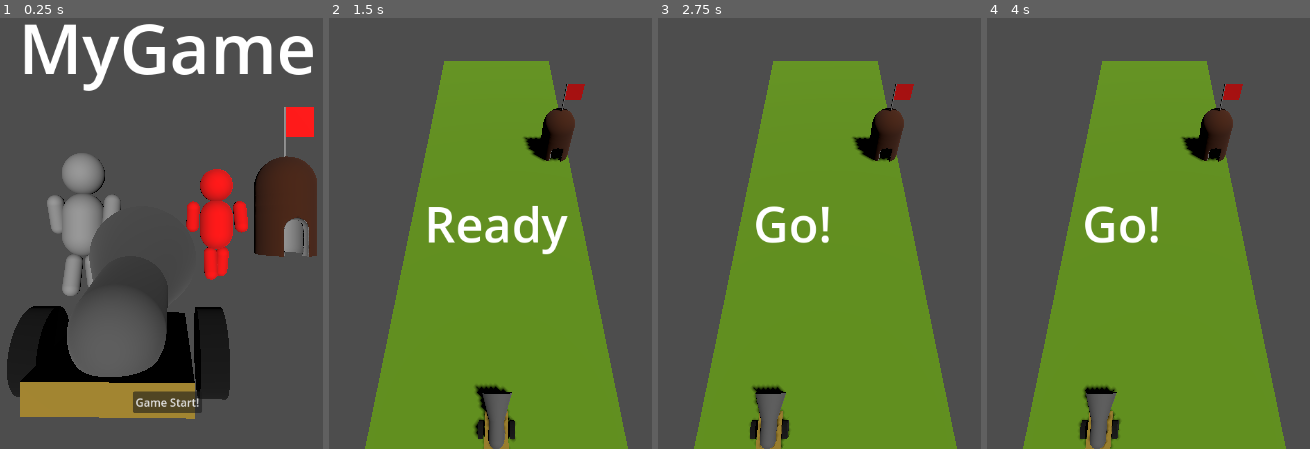
Above: before the commit, frames 1-4 (left to right).
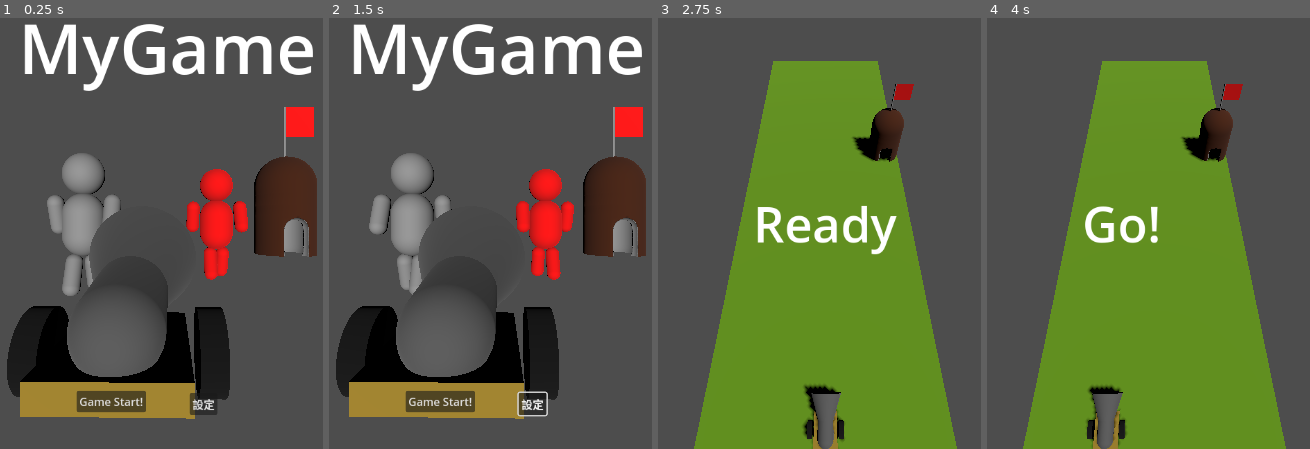
Above: after the commit, the same moments.

Repository: footinglow/Godot4
Game: Godot game, scene res://title.tscn
Same seed, same stepped clock (60 frames per second), same inputs: the game is played once before the commit and once after it.
Inputs (mouse positions are in pixels of both pictures, inside the frame that each line leads up to):
- Up to frame 1 (0.25 s): no input
- Up to frame 2 (1.5 s): click (532, 405) at 0.5 s, where only the run after the commit has a clickable "設定"; click "Game Start!" (after the commit: "設定完了") at 1.25 s
- Up to frame 3 (2.75 s): click (767, 401) at 2 s, where only the run after the commit has a clickable "Game Start!"
- Up to frame 4 (4 s): move the mouse to (outside the picture) at 2.77 s; click (outside the picture) at 2.92 s; drag from (993, 246) to (1112, 315) at 3.52 s

The runs differ from the first frame. In frame 1, 1.8% of the frame differs, in the area x 23-68%, y 86-93%; in frame 2, 65%, in the area x 2-99%, y 1-100%; in frame 3, 4.7%; in frame 4, 1.1%.

Commit message:
【Godot 4.0】スマホ３Dゲームを作るための勉強　その２１　ゲームシステムを作る　その６　設定画面をPopupPanelで作成する　１／２

Diff:
--- /dev/null
+++ b/02_study/S21_GameSystem_006/settings_popup_panel.gd
@@ -0,0 +1,15 @@
+extends PopupPanel
+
+func open():
+	get_tree().paused = true
+	popup_centered()
+
+func _on_h_slider_drag_ended(value_changed):
+	print($ControlBaseSize/VBoxContainer/HSlider.value)
+	$ControlBaseSize/VBoxContainer/Label.text = "発射間隔 %.1f秒" % $ControlBaseSize/VBoxContainer/HSlider.value
+
+func _on_button_pressed():
+	hide()
+
+func _on_popup_hide():
+	get_tree().paused = false
--- a/02_study/S21_GameSystem_006/settings_popup_panel.tscn
+++ b/02_study/S21_GameSystem_006/settings_popup_panel.tscn
@@ -1,8 +1,12 @@
-[gd_scene format=3 uid="uid://ddj7dbjruy3by"]
+[gd_scene load_steps=2 format=3 uid="uid://ddj7dbjruy3by"]
+
+[ext_resource type="Script" path="res://settings_popup_panel.gd" id="1_fj4wd"]
 
 [node name="SettingsPopupPanel" type="PopupPanel"]
+process_mode = 3
 size = Vector2i(308, 208)
 visible = true
+script = ExtResource("1_fj4wd")
 
 [node name="ControlBaseSize" type="Control" parent="."]
 custom_minimum_size = Vector2(300, 200)
@@ -24,7 +28,15 @@
 
 [node name="HSlider" type="HSlider" parent="ControlBaseSize/VBoxContainer"]
 layout_mode = 2
+min_value = 0.1
+max_value = 1.0
+step = 0.1
+value = 0.1
 
 [node name="Button" type="Button" parent="ControlBaseSize/VBoxContainer"]
 layout_mode = 2
 text = "設定完了"
+
+[connection signal="popup_hide" from="." to="." method="_on_popup_hide"]
+[connection signal="drag_ended" from="ControlBaseSize/VBoxContainer/HSlider" to="." method="_on_h_slider_drag_ended"]
+[connection signal="pressed" from="ControlBaseSize/VBoxContainer/Button" to="." method="_on_button_pressed"]
--- a/02_study/S21_GameSystem_006/title.gd
+++ b/02_study/S21_GameSystem_006/title.gd
@@ -2,3 +2,6 @@
 
 func _on_button_pressed():
 	Global.goto_scene("res://game_system.tscn")
+
+func _on_settings_button_pressed():
+	$SettingsPopupPanel.open()
--- a/02_study/S21_GameSystem_006/title.tscn
+++ b/02_study/S21_GameSystem_006/title.tscn
@@ -1,10 +1,11 @@
-[gd_scene load_steps=7 format=3 uid="uid://c2vklnbe6ivg8"]
+[gd_scene load_steps=8 format=3 uid="uid://c2vklnbe6ivg8"]
 
 [ext_resource type="Script" path="res://title.gd" id="1_migaf"]
 [ext_resource type="PackedScene" uid="uid://bet2tqt68g865" path="res://Design/design_cannon.tscn" id="2_2ccpu"]
 [ext_resource type="PackedScene" path="res://Design/design_enemy_fort.tscn" id="3_c1lcx"]
 [ext_resource type="PackedScene" path="res://Design/design_enemy_soldier.tscn" id="4_r5v2g"]
 [ext_resource type="PackedScene" path="res://Design/design_my_soldier.tscn" id="5_yf3dy"]
+[ext_resource type="PackedScene" uid="uid://ddj7dbjruy3by" path="res://settings_popup_panel.tscn" id="6_evnry"]
 
 [sub_resource type="LabelSettings" id="LabelSettings_u4see"]
 font_size = 100
@@ -18,32 +19,52 @@
 grow_vertical = 2
 script = ExtResource("1_migaf")
 
-[node name="Label" type="Label" parent="."]
+[node name="Control" type="Control" parent="."]
+anchors_preset = 0
+offset_right = 40.0
+offset_bottom = 40.0
+
+[node name="Label" type="Label" parent="Control"]
 layout_mode = 1
 anchors_preset = 5
 anchor_left = 0.5
 anchor_right = 0.5
-offset_left = -215.5
-offset_right = 215.5
+offset_left = 340.5
+offset_right = 771.5
 offset_bottom = 140.0
 grow_horizontal = 2
 text = "MyGame"
 label_settings = SubResource("LabelSettings_u4see")
 
-[node name="Button" type="Button" parent="."]
+[node name="Button" type="Button" parent="Control"]
 layout_mode = 1
 anchors_preset = 7
 anchor_left = 0.5
 anchor_top = 1.0
 anchor_right = 0.5
 anchor_bottom = 1.0
-offset_left = -50.0
-offset_top = -83.0
-offset_right = 50.0
-offset_bottom = -52.0
+offset_left = 425.0
+offset_top = 524.0
+offset_right = 525.0
+offset_bottom = 555.0
 grow_horizontal = 2
 grow_vertical = 0
 text = "Game Start!"
+
+[node name="SettingsButton" type="Button" parent="Control"]
+layout_mode = 1
+anchors_preset = 7
+anchor_left = 0.5
+anchor_top = 1.0
+anchor_right = 0.5
+anchor_bottom = 1.0
+offset_left = 588.0
+offset_top = 528.0
+offset_right = 628.0
+offset_bottom = 559.0
+grow_horizontal = 2
+grow_vertical = 0
+text = "設定	"
 
 [node name="Background" type="Node3D" parent="."]
 
@@ -65,4 +86,8 @@
 [node name="DesignMySoldier" parent="Background" instance=ExtResource("5_yf3dy")]
 transform = Transform3D(1, 0, 0, 0, 1, 0, 0, 0, 1, -2, 0, -2)
 
-[connection signal="pressed" from="Button" to="." method="_on_button_pressed"]
+[node name="SettingsPopupPanel" parent="." instance=ExtResource("6_evnry")]
+visible = false
+
+[connection signal="pressed" from="Control/Button" to="." method="_on_button_pressed"]
+[connection signal="pressed" from="Control/SettingsButton" to="." method="_on_settings_button_pressed"]
